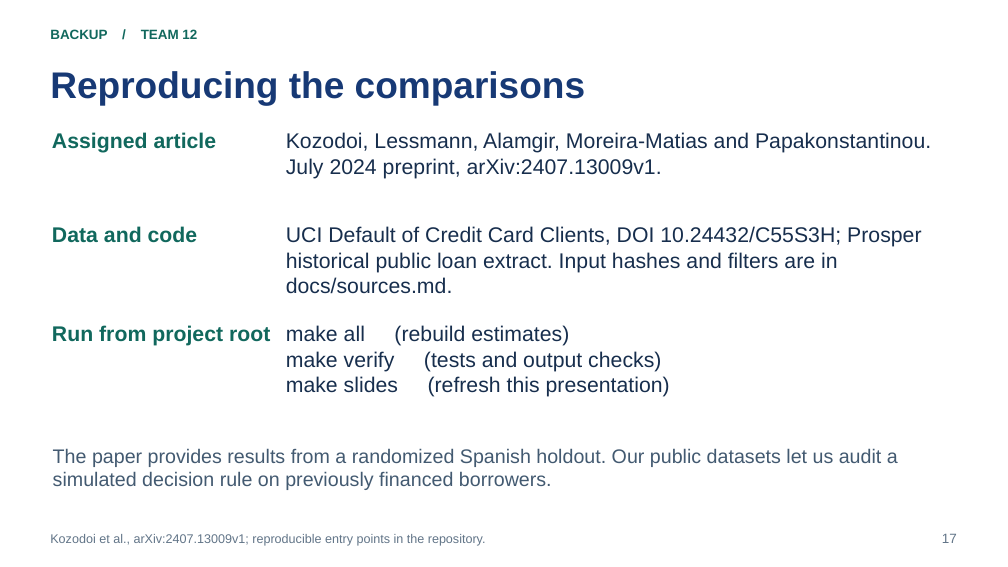
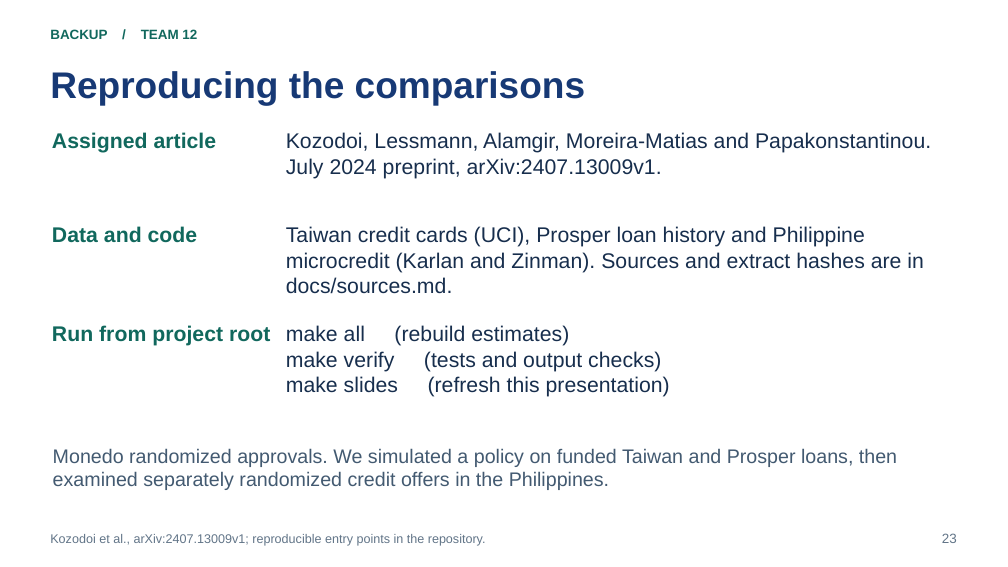
Before and after one commit to bigpurota/paper11, a slide deck: slide 23 of slides/template.pptx (slide 17 before the commit). Drawn at 1008x567 pixels with LibreOffice and Linux fonts; fonts in the diff are those of the drawing. Boxes give left, top, right and bottom in pixels: in the first picture for what was removed or moved away, otherwise in the second. Text is boxed around its words. In the diff, an @@ line names an element or a change of style, - is before the commit and + after.

Commit message:
Test credit decisions against time, missing outcomes and randomized offers

```diff
--- a/slides/template.pptx
+++ b/slides/template.pptx
@@ text at (286,226,924,294): text changed @@
-UCI Default of Credit Card Clients, DOI 10.24432/C55S3H; Prosper historical public loan extract. Input hashes and filters are in docs/sources.md.
+Taiwan credit cards (UCI), Prosper loan history and Philippine microcredit (Karlan and Zinman). Sources and extract hashes are in docs/sources.md.
@@ text at (53,448,897,490): text changed @@
-The paper provides results from a randomized Spanish holdout. Our public datasets let us audit a simulated decision rule on previously financed borrowers.
+Monedo randomized approvals. We simulated a policy on funded Taiwan and Prosper loans, then examined separately randomized credit offers in the Philippines.
@@ text at (942,533,957,543): text changed @@
-17
+23
```
Also in this commit, not shown: 8 other slides changed, 7 slides added, 1 slide removed, 39 other files.
